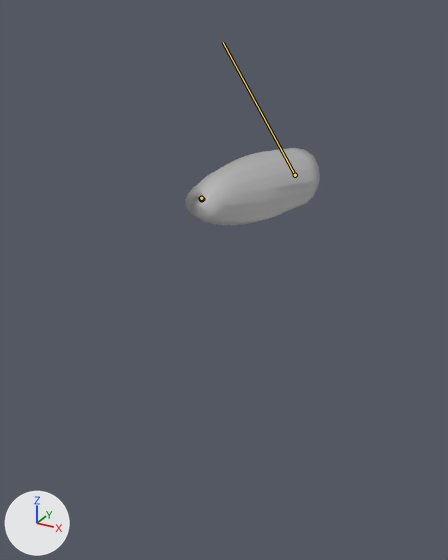
Before and after pictures for a commit that changed the FBX model Assets/AnimationMaterials/Animations/FBX/Arm/Arm_NoseGrab.fbx.
Before and after are seen from a 50 mm lens placed at (0.487, -1.194, 0.322), pointed at (-0.063, -0.194, -0.178). The axes (+X, +Y, +Z) are drawn at lower left. The lights are the same throughout. Both versions are drawn at frame 63 of the action 'Take 001|BaseLayer'; the numbers are the values there. The bones that bend it are drawn over the model as lines.

The first picture shows 'Alien_Arm_R_Lowpoly'.
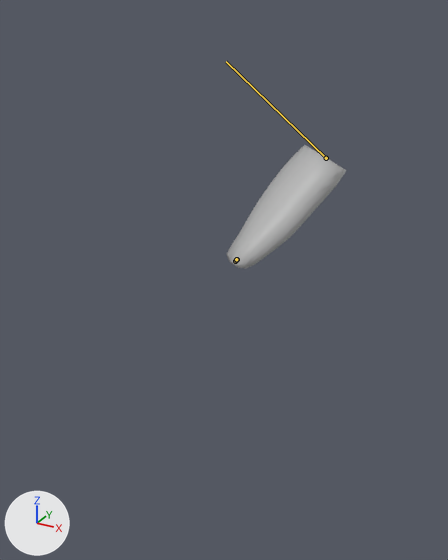
Changed parts and their boxes (x1, y1, x2, y2) in the pictures (448 x 560 px):
'Alien_Arm_R_Lowpoly', posed: before (185, 148, 320, 225); after (227, 145, 346, 269)
bone 'C__Base_JNT', root to tip: before (295, 175) to (223, 42); after (326, 158) to (226, 61)
bone 'C__Elbow_JNT', root to tip: before (202, 199) to (201, 197); after (235, 261) to (234, 260)

Diff of the bpy script that builds the scene:
```diff
--- a/Assets/AnimationMaterials/Animations/FBX/Arm/Arm_NoseGrab.fbx.py
+++ b/Assets/AnimationMaterials/Animations/FBX/Arm/Arm_NoseGrab.fbx.py
@@ bone_c__base_jnt @@
 bone_c__base_jnt = bpy.data.objects['Rig_Joints'].pose.bones['C__Base_JNT']
-bone_c__base_jnt.location = (0.0, 0.0, 0.0)
-bone_c__base_jnt.rotation_quaternion = (0.943, -0.055, 0.078, 0.317)  # degrees (-3, 10, 37)
+bone_c__base_jnt.location = (-4.1, -1.4, -18.1)
+bone_c__base_jnt.rotation_quaternion = (0.886, 0.347, -0.275, 0.137)  # degrees (42, -36, 4)
@@ bone_c__elbow_jnt @@
 bone_c__elbow_jnt = bpy.data.objects['Rig_Joints'].pose.bones['C__Elbow_JNT']  # child of 'C__Base_JNT'
-bone_c__elbow_jnt.rotation_quaternion = (0.999, 0.0, -0.042, 0.0)  # degrees (0, -5, 0)
+bone_c__elbow_jnt.rotation_quaternion = (0.44, 0.0, 0.898, 0.0)  # degrees (0, 128, 0)
```
